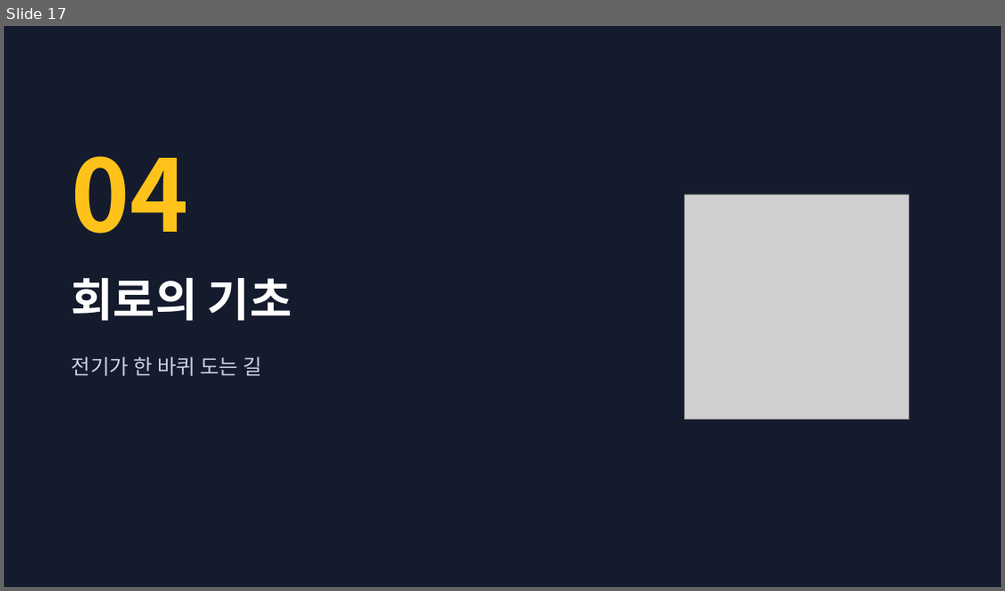
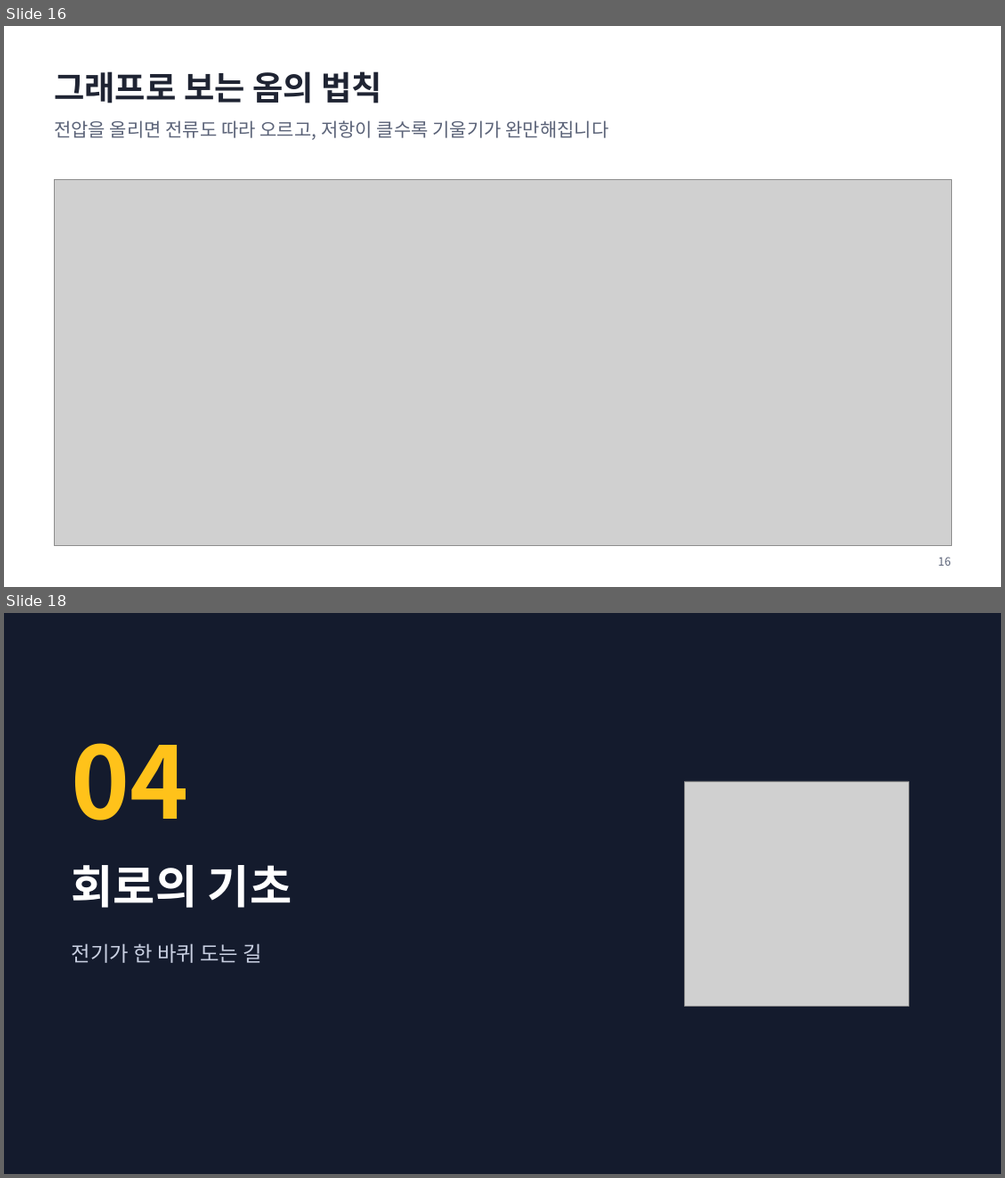
Before and after one commit to kangchaeyeon82/electric-basics-slides, a slide deck: output/전자전기기초_특강.pptx. Shown one above the other, each under a label of ours: slide 17 before the commit, slides 16 and 18 after it; the slides between them are not shown. The pictures are 1005x591 and 1005x1178 pixels, drawn with LibreOffice and Linux fonts; fonts in the diff are those of the drawing; grey boxes stand for pictures. Boxes give left, top, right and bottom in pixels: in the first picture for what was removed or moved away, otherwise in the second. Text is boxed around its words. In the diff, an @@ line names an element or a change of style, - is before the commit and + after.

```diff
--- a/output/전자전기기초_특강.pptx
+++ b/output/전자전기기초_특강.pptx
@@ slide 16 added at [4,26,1001,587], background #FFFFFF @@
@@ text added at [54,71,382,103], 32 pt, text #1F2433, bold @@
+그래프로 보는 옴의 법칙
@@ text added at [54,120,608,140], 18 pt, text #5B6378 @@
+전압을 올리면 전류도 따라 오르고, 저항이 클수록 기울기가 완만해집니다
@@ picture added at [54,179,952,546] @@
@@ text added at [938,556,950,565], 11 pt, text #5B6378 @@
+16
@@ what was slide 17 is now slide 18 @@
```
Also in this commit, not shown: 24 slides changed, 2 other slides added, 27 other files.
